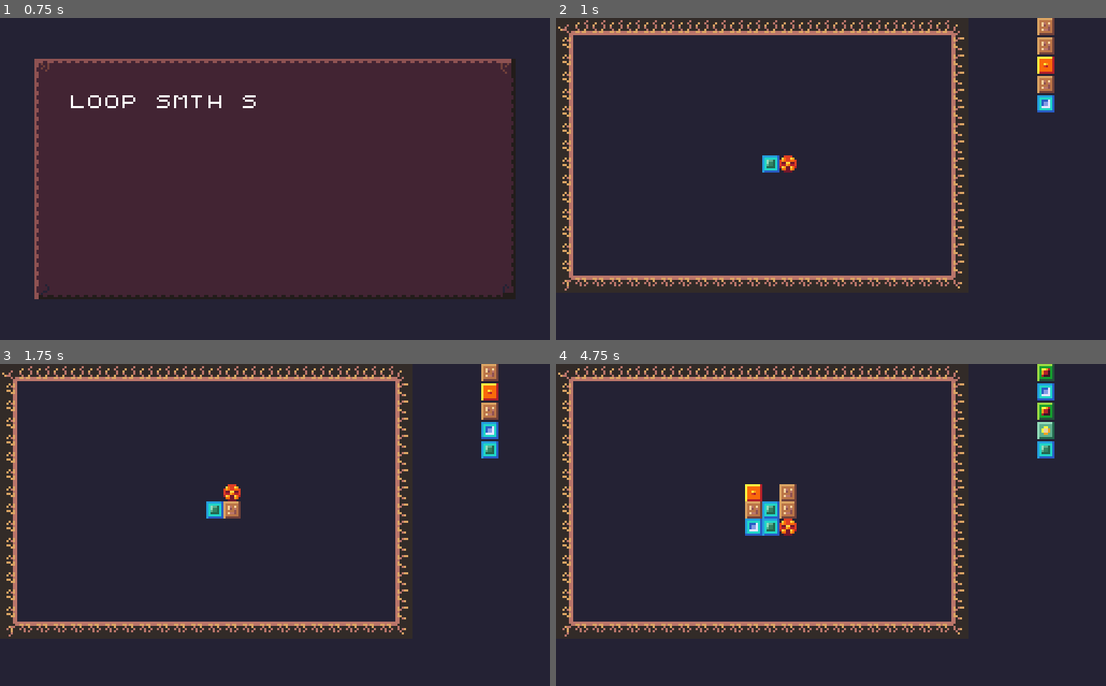
Above: before the commit, frames 1-4 (two rows, left to right).
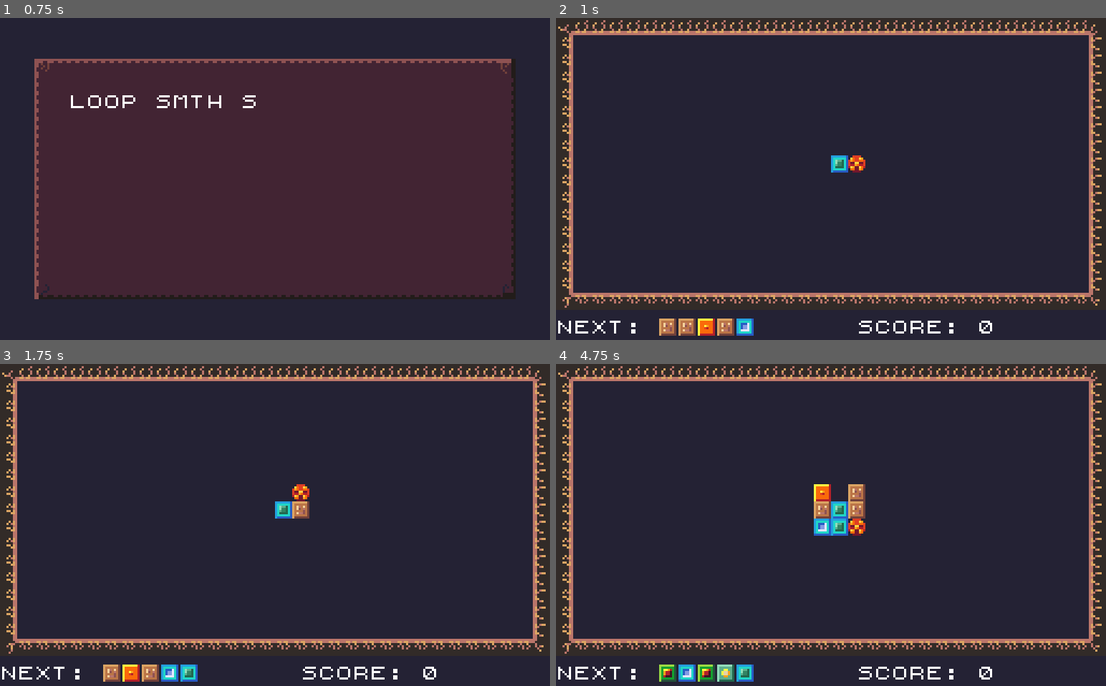
Above: after the commit, the same moments.

Repository: mbrezu/LD47
Game: Godot game, scene res://scenes/main.tscn
Same seed, same stepped clock (60 frames per second), same inputs: the game is played once before the commit and once after it.
Inputs:
- Up to frame 1 (0.75 s): no input
- Up to frame 2 (1 s): tap Space (ui_select) at 0.77 s
- Up to frame 3 (1.75 s): tap Enter at 1.25 s; tap Space (ui_select) at 1.52 s
- Up to frame 4 (4.75 s): tap Space (ui_select) at 2, 3.02, 3.5, 3.77, 4.52 s; tap Enter at 2.75, 4.25 s

Frame 1 is identical in both runs. In frame 2, 8.2% of the frame differs, in the area x 0-100%, y 0-99%; in frame 3, 8.5%; in frame 4, 10%.

Commit message:
Scoring.

Diff:
--- a/godot/scenes/game.gd
+++ b/godot/scenes/game.gd
@@ -5,12 +5,15 @@
 var _player
 var _add_tile = false
 var _game_over = false
+var _score = 0
 
 func _ready():
 	$player.configure($map)
 	$player.set_map_position(Consts.START_SQUARE_ROW, Consts.START_SQUARE_COLUMN + 1)
 	var _dummy = $player.connect("player_moved", self, "_on_player_moved")
 	_dummy = $player.connect("player_died", self, "_on_player_died")
+	_dummy = $map.connect("segment_deleted", self, "_on_segment_deleted")
+	$score.set_label("SCORE: " + str(_score))
 
 func _process(_delta):
 	if Input.is_action_just_pressed("ui_select"):
@@ -37,6 +40,11 @@
 	emit_signal("game_over")
 
 
+func _on_segment_deleted(size, tile_number):
+	_score += size * size
+	$score.set_label("SCORE: " + str(_score))
+
+
 func _on_advance_timer_timeout():
 	if not _game_over:
 		$player.advance()
--- a/godot/scenes/game.tscn
+++ b/godot/scenes/game.tscn
@@ -6,6 +6,7 @@
 [ext_resource path="res://scenes/map.gd" type="Script" id=4]
 [ext_resource path="res://scenes/player.tscn" type="PackedScene" id=5]
 [ext_resource path="res://scenes/next_items.tscn" type="PackedScene" id=6]
+[ext_resource path="res://scenes/label.tscn" type="PackedScene" id=7]
 
 [node name="game" type="Node2D"]
 script = ExtResource( 1 )
@@ -24,10 +25,13 @@
 autostart = true
 
 [node name="next_items" parent="." instance=ExtResource( 6 )]
-position = Vector2( 224, 0 )
+position = Vector2( 0, 140 )
 
 [node name="game_over_timer" type="Timer" parent="."]
 one_shot = true
 autostart = true
+
+[node name="score" parent="." instance=ExtResource( 7 )]
+position = Vector2( 140, 140 )
 [connection signal="timeout" from="advance_timer" to="." method="_on_advance_timer_timeout"]
 [connection signal="timeout" from="game_over_timer" to="." method="_on_game_over_timer_timeout"]
--- /dev/null
+++ b/godot/scenes/label.gd
@@ -0,0 +1,25 @@
+extends Node2D
+
+var letter_scene = preload("res://scenes/letter.tscn")
+
+var _label = ""
+var _is_ready = false
+
+func set_label(label):
+	_label = label
+	if _is_ready:
+		_render_letters()
+
+
+func _ready():
+	_is_ready = true
+	_render_letters()
+
+
+func _render_letters():
+	Utils.delete_children(self)
+	for i in range(_label.length()):
+		var letter = letter_scene.instance()
+		letter.set_letter(_label[i])
+		letter.position = Vector2(i * 8, 0)
+		add_child(letter)
--- /dev/null
+++ b/godot/scenes/label.tscn
@@ -0,0 +1,6 @@
+[gd_scene load_steps=2 format=2]
+
+[ext_resource path="res://scenes/label.gd" type="Script" id=1]
+
+[node name="label" type="Node2D"]
+script = ExtResource( 1 )
--- a/godot/scenes/map.gd
+++ b/godot/scenes/map.gd
@@ -1,4 +1,6 @@
 extends Node2D
+
+signal segment_deleted(size, tile_number)
 
 var MapCell = load("res://scripts/map_cell.gd")
 
@@ -118,6 +120,11 @@
 func _delete_segment(segment):
 	for pos in segment:
 		_delete_cell(pos[0], pos[1])
+	var pos1 = segment[0]
+	emit_signal(
+		"segment_deleted",
+		segment.size(),
+		_map[pos1[0]][pos1[1]].tile_number)
 
 
 func _delete_cell(row, column):
--- a/godot/scenes/next_items.gd
+++ b/godot/scenes/next_items.gd
@@ -17,10 +17,11 @@
 
 # Called when the node enters the scene tree for the first time.
 func _ready():
+	$label.set_label("NEXT:")
 	for i in range(Consts.LOOKAHEAD):
 		var item = MapCell.new(randi() % Consts.TILES_COUNT + 1)
 		item.tile_instance = tile_scenes[item.tile_number - 1].instance()
-		item.tile_instance.position = Vector2(0, i * 9)
+		item.tile_instance.position = Vector2(48 + i * 9, 0)
 		add_child(item.tile_instance)
 		_list.append(item)
 
@@ -37,4 +38,4 @@
 	add_child(item.tile_instance)
 	_list.append(item)
 	for i in range(Consts.LOOKAHEAD):
-		_list[i].tile_instance.position = Vector2(0, i * 9)
+		_list[i].tile_instance.position = Vector2(48 + i * 9, 0)
--- a/godot/scenes/next_items.tscn
+++ b/godot/scenes/next_items.tscn
@@ -1,6 +1,9 @@
-[gd_scene load_steps=2 format=2]
+[gd_scene load_steps=3 format=2]
 
 [ext_resource path="res://scenes/next_items.gd" type="Script" id=1]
+[ext_resource path="res://scenes/label.tscn" type="PackedScene" id=2]
 
 [node name="next_items" type="Node2D"]
 script = ExtResource( 1 )
+
+[node name="label" parent="." instance=ExtResource( 2 )]
--- a/godot/scripts/consts.gd
+++ b/godot/scripts/consts.gd
@@ -1,10 +1,10 @@
 extends Node
 
 const TILES_COUNT = 7
-const MAP_ROWS = 16
-const MAP_COLUMNS = 24
+const MAP_ROWS = 17
+const MAP_COLUMNS = 32
 const START_SQUARE_ROW = 8
-const START_SQUARE_COLUMN = 12
+const START_SQUARE_COLUMN = 16
 const LOOKAHEAD = 5
 
 const REZ_X = 256
Not shown: 1 places in godot/scenes/game.tscn that only renumber resources
Not shown, changed: README.md
